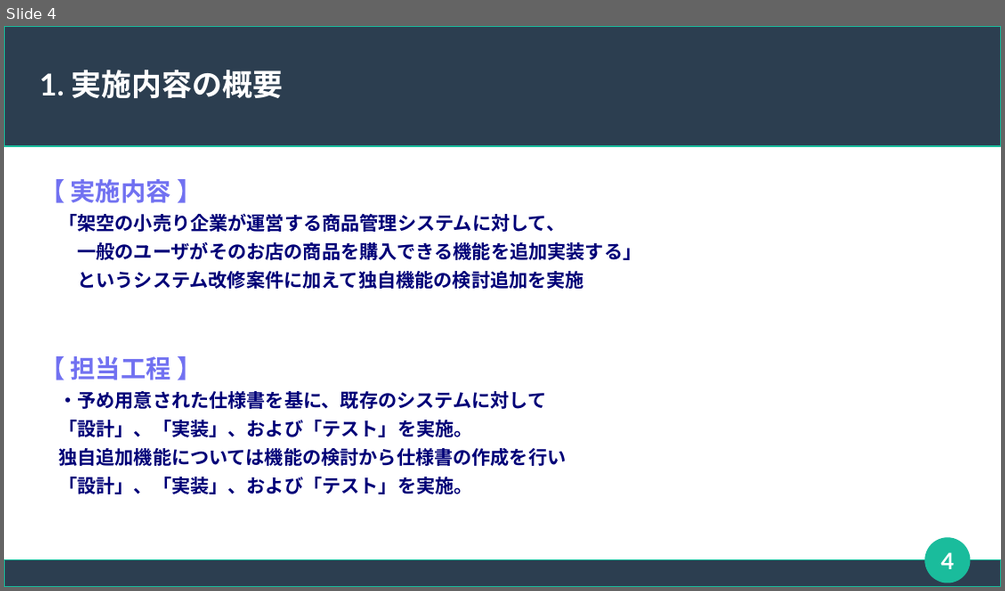
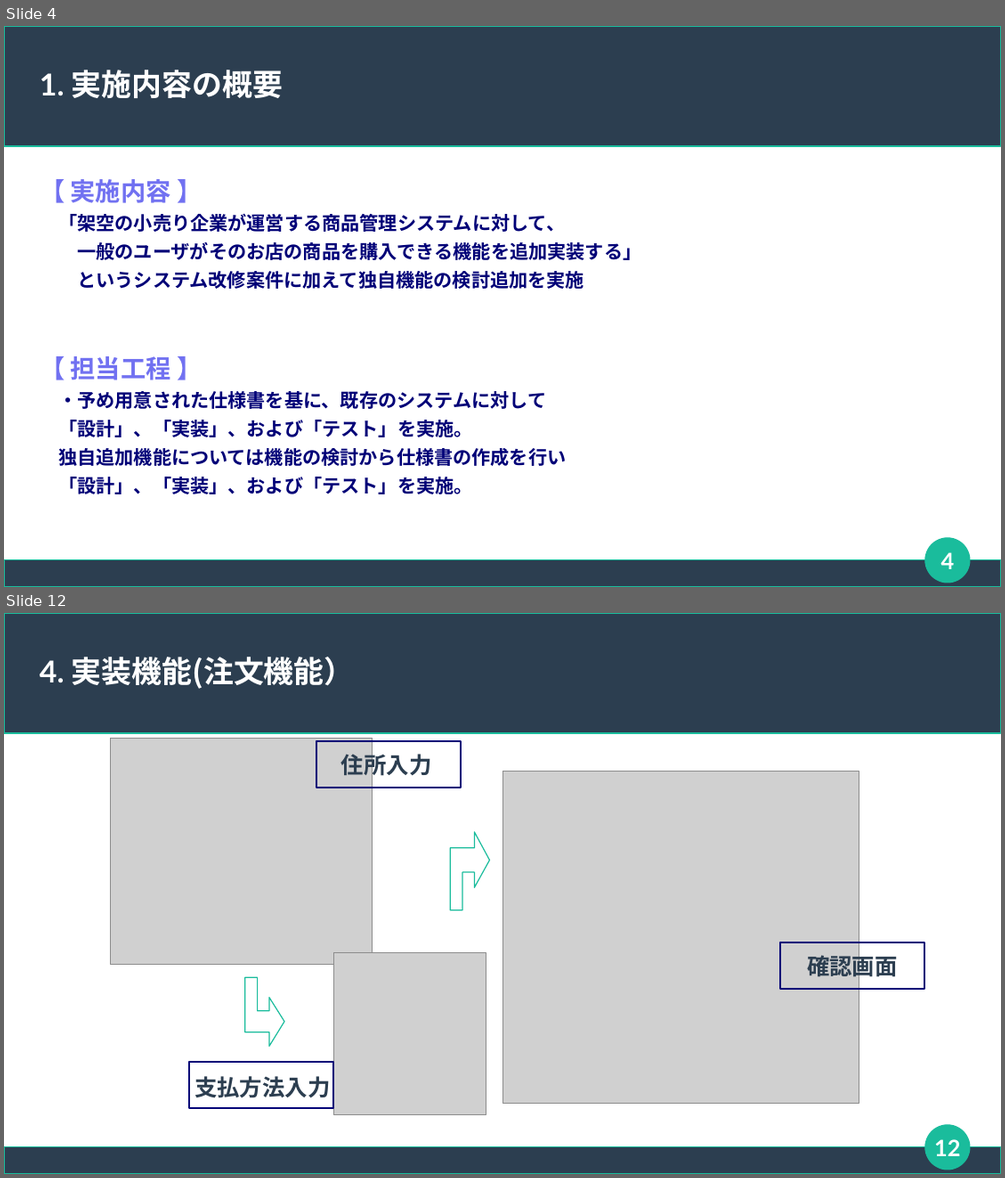
Before and after one commit to connk95/Shared-Shop, a slide deck: TeamUzawa_Sharing_ProjectFile/発表用スライド_チーム鵜澤.odp. Shown one above the other, each under a label of ours: slide 4 before the commit, slides 4 and 12 after it; the slides between them are not shown. The pictures are 1005x591 and 1005x1178 pixels, drawn with LibreOffice and Linux fonts; fonts in the diff are those of the drawing; grey boxes stand for pictures. Boxes give left, top, right and bottom in pixels: in the first picture for what was removed or moved away, otherwise in the second. Text is boxed around its words. In the diff, an @@ line names an element or a change of style, - is before the commit and + after.

```diff
--- a/TeamUzawa_Sharing_ProjectFile/発表用スライド_チーム鵜澤.odp
+++ b/TeamUzawa_Sharing_ProjectFile/発表用スライド_チーム鵜澤.odp
@@ slide 12 added at box(4, 613, 1001, 1174), background #FFFFFF; not listed: 3 template elements that a slide beside it also shows @@
@@ title added at box(40, 657, 355, 689), 24 pt, text #FFFFFF, bold @@
+4. 実装機能(注文機能）
@@ picture added at box(111, 738, 372, 964) @@
@@ rectangle added at box(316, 741, 461, 788), outline #000077 1.42 pt @@
@@ text added at box(341, 751, 432, 780), 18 pt, text #2C3E50, bold @@
+住所入力
@@ picture added at box(503, 771, 859, 1103) @@
@@ freeform shape added at box(450, 832, 490, 909), outline #1ABC9C 0.85 pt @@
@@ picture added at box(333, 953, 486, 1115) @@
@@ rectangle added at box(780, 942, 925, 989), outline #000077 1.42 pt @@
@@ text added at box(807, 951, 898, 981), 18 pt, text #2C3E50, bold @@
+確認画面
@@ freeform shape added at box(244, 978, 284, 1046), outline #1ABC9C 0.85 pt @@
@@ rectangle added at box(189, 1062, 334, 1109), outline #000077 1.42 pt @@
@@ text added at box(194, 1076, 330, 1098), 18 pt, text #2C3E50, bold @@
+支払方法入力
@@ page number added at box(934, 1139, 960, 1156), 18 pt, text #FFFFFF, bold @@
+12
```
Also in this commit, not shown: 14 slides changed, 6 other slides added, 3 other files.
